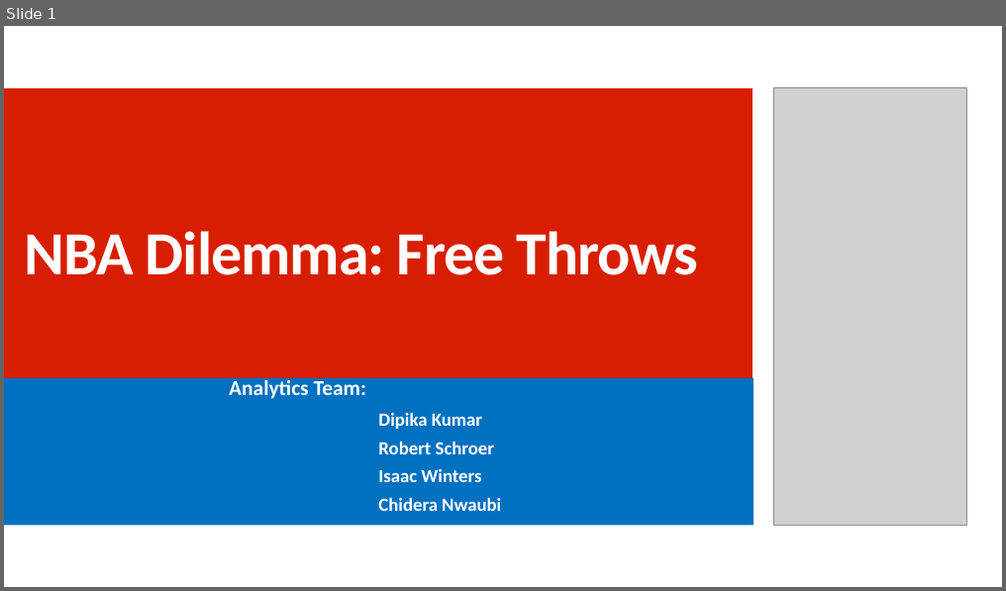
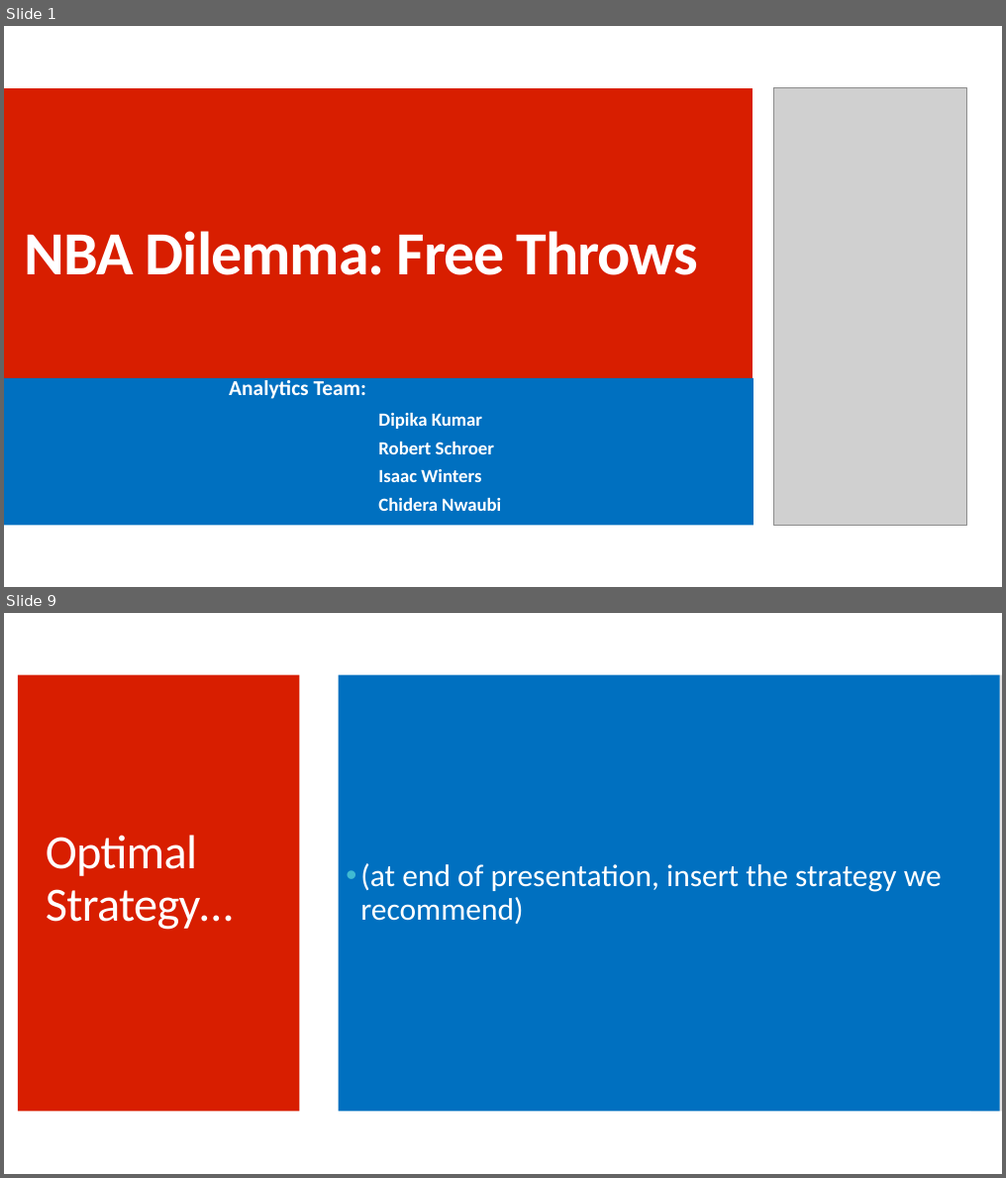
Before and after one commit to cnwaubi/LuckyNumber7, a slide deck: Presentation.pptx. Shown one above the other, each under a label of ours: slide 1 before the commit, slides 1 and 9 after it; the slides between them are not shown. The pictures are 1006x591 and 1006x1178 pixels, drawn with LibreOffice and Linux fonts; fonts in the diff are those of the drawing; grey boxes stand for pictures. Boxes give left, top, right and bottom in pixels: in the first picture for what was removed or moved away, otherwise in the second. Text is boxed around its words. In the diff, an @@ line names an element or a change of style, - is before the commit and + after.

```diff
--- a/Presentation.pptx
+++ b/Presentation.pptx
@@ slide 9 added at [4, 613, 1002, 1174], background #FFFFFF @@
@@ rectangle added at [18, 675, 300, 1112], fill #D81E00 @@
@@ text added at [339, 675, 1000, 1112], fill #0070C0, 30 pt, text #FFFFFF @@
+• (at end of presentation, insert the strategy we recommend)
@@ rectangle added at [971, 675, 1002, 1112], fill #C8C8C8 at 50% opacity @@
@@ title added at [46, 835, 233, 930], 46 pt, text #FFFFFF @@
+Optimal Strategy…
```
Also in this commit, not shown: 7 other slides added, 7 other files.
